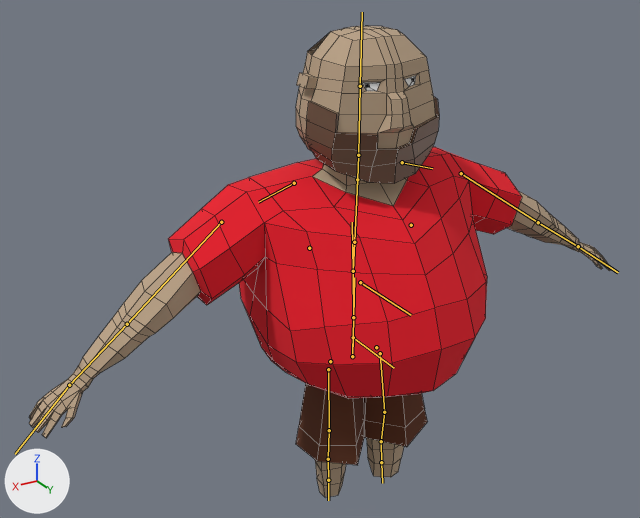
The FBX model Assets/Game_objects_Copies/Fat_Pirate.fbx as it was, and as the next commit left it.
Camera for both pictures: a camera (50 mm lens) standing at (2.07, 3.09, 1.71) and looking at (0.19, -0.04, 0.14). Every picture has the same lights, and +X, +Y and +Z are marked at lower left. The older version comes first. Both versions are drawn at frame 45 of the action 'fat_pirate_idle'; the numbers are the values there. The bones that bend it are drawn over the model as lines. Mesh edges are drawn as thin lines.
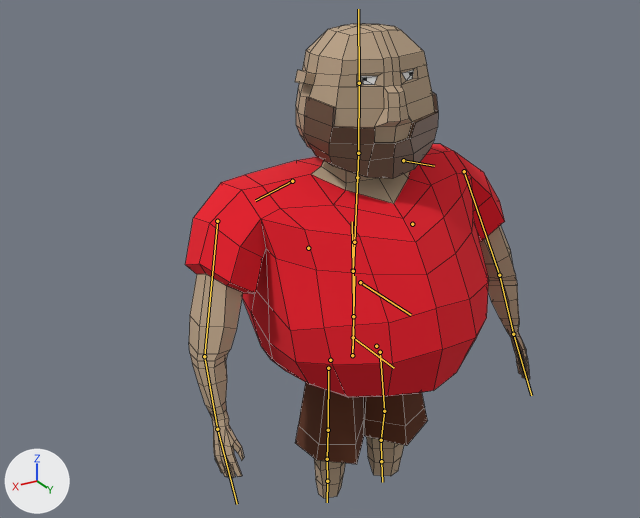
What differs and where, as boxes [x1, y1, x2, y2] in the pictures (640 x 518 px):
'Icosphere', posed (41% narrower): before [29, 147, 610, 497]; after [185, 144, 530, 498]
'Cube.001', posed: before [296, 26, 439, 184]; after [295, 24, 438, 179]
bone 'DEF-spine.001', root to tip: before (353, 317) to (353, 271); after (353, 316) to (353, 270)
bone 'DEF-spine.002', root to tip: before (353, 271) to (354, 242); after (353, 270) to (354, 242)
bone 'DEF-spine.003', root to tip: before (354, 242) to (357, 179); after (354, 242) to (357, 177)
bone 'DEF-spine.004', root to tip: before (357, 179) to (358, 155); after (357, 177) to (358, 153)
bone 'DEF-spine.006', root to tip: before (360, 86) to (362, 12); after (359, 83) to (358, 9)
bone 'DEF-thigh.R', root to tip: before (328, 369) to (329, 430); after (328, 368) to (328, 430)
bone 'DEF-foot.R', root to tip: before (328, 459) to (328, 480); after (327, 459) to (327, 481)
bone 'DEF-toe.R', root to tip: before (328, 480) to (328, 500); after (327, 481) to (327, 502)
bone 'MCH-spine.003', root to tip: before (354, 242) to (355, 243); after (354, 242) to (355, 242)
bone 'DEF-upper_arm.L', root to tip: before (461, 173) to (538, 222); after (464, 171) to (499, 275)
bone 'DEF-forearm.L', root to tip: before (538, 222) to (578, 246); after (499, 275) to (513, 334)
bone 'DEF-hand.L', root to tip: before (578, 246) to (618, 272); after (513, 334) to (531, 395)
bone 'DEF-upper_arm.R', root to tip: before (221, 222) to (127, 324); after (217, 221) to (204, 356)
bone 'DEF-forearm.R', root to tip: before (127, 324) to (69, 385); after (204, 356) to (217, 429)
bone 'DEF-hand.R', root to tip: before (69, 385) to (15, 454); after (217, 429) to (237, 504)

The edits, one by one:
Bone 'DEF-spine.001' (bone_def_spine_001) is rescaled from (1.0, 1.0, 1.0) to (1.01, 0.98, 1.01).
Bone 'DEF-spine.002' (bone_def_spine_002) is rescaled from (1.0, 1.0, 1.0) to (1.0, 1.02, 1.0).
Bone 'DEF-spine.003' (bone_def_spine_003) is rescaled from (1.0, 1.0, 1.0) to (1.02, 1.03, 1.02).
Bone 'DEF-spine.004' (bone_def_spine_004) turns from (0, 0, 0) to (-3, -2, -1) degrees about its own x, y and z.
Bone 'DEF-spine.004' (bone_def_spine_004) is rescaled from (1.0, 1.0, 1.0) to (0.97, 0.97, 0.97).
Bone 'DEF-spine.006' (bone_def_spine_006) turns from (0, 0, 0) to (-1, 2, 1) degrees about its own x, y and z.
Bone 'DEF-thigh.R' (bone_def_thigh_r) turns from (0, 0, 0) to (-1, 0, 1) degrees about its own x, y and z.
Bone 'DEF-foot.R' (bone_def_foot_r) turns from (0, 0, 0) to (-1, 0, 0) degrees about its own x, y and z.
Bone 'DEF-toe.R' (bone_def_toe_r) turns from (0, 0, 0) to (-1, 0, 0) degrees about its own x, y and z.
Bone 'MCH-spine.003' (bone_mch_spine_003) is rescaled from (1.0, 1.0, 1.0) to (1.01, 1.01, 1.01).
Bone 'DEF-upper_arm.L' (bone_def_upper_arm_l) turns from (0, 0, 0) to (-29, -6, -25) degrees about its own x, y and z.
Bone 'DEF-upper_arm.L' (bone_def_upper_arm_l) is rescaled from (1.0, 1.0, 1.0) to (0.97, 0.97, 0.97).
Bone 'DEF-forearm.L' (bone_def_forearm_l) turns from (0, 0, 0) to (-6, -19, -14) degrees about its own x, y and z.
Bone 'DEF-forearm.L' (bone_def_forearm_l) is rescaled from (1.0, 1.0, 1.0) to (1.02, 0.96, 1.02).
Bone 'DEF-hand.L' (bone_def_hand_l) is rescaled from (1.0, 1.0, 1.0) to (0.98, 1.04, 0.98).
Bone 'DEF-upper_arm.R' (bone_def_upper_arm_r) turns from (0, 0, 0) to (-29, 6, 25) degrees about its own x, y and z.
Bone 'DEF-upper_arm.R' (bone_def_upper_arm_r) is rescaled from (1.0, 1.0, 1.0) to (0.97, 0.97, 0.97).
Bone 'DEF-forearm.R' (bone_def_forearm_r) turns from (0, 0, 0) to (-6, 19, 14) degrees about its own x, y and z.
Bone 'DEF-forearm.R' (bone_def_forearm_r) is rescaled from (1.0, 1.0, 1.0) to (1.02, 0.96, 1.02).
Bone 'DEF-hand.R' (bone_def_hand_r) is rescaled from (1.0, 1.0, 1.0) to (0.98, 1.04, 0.98).
